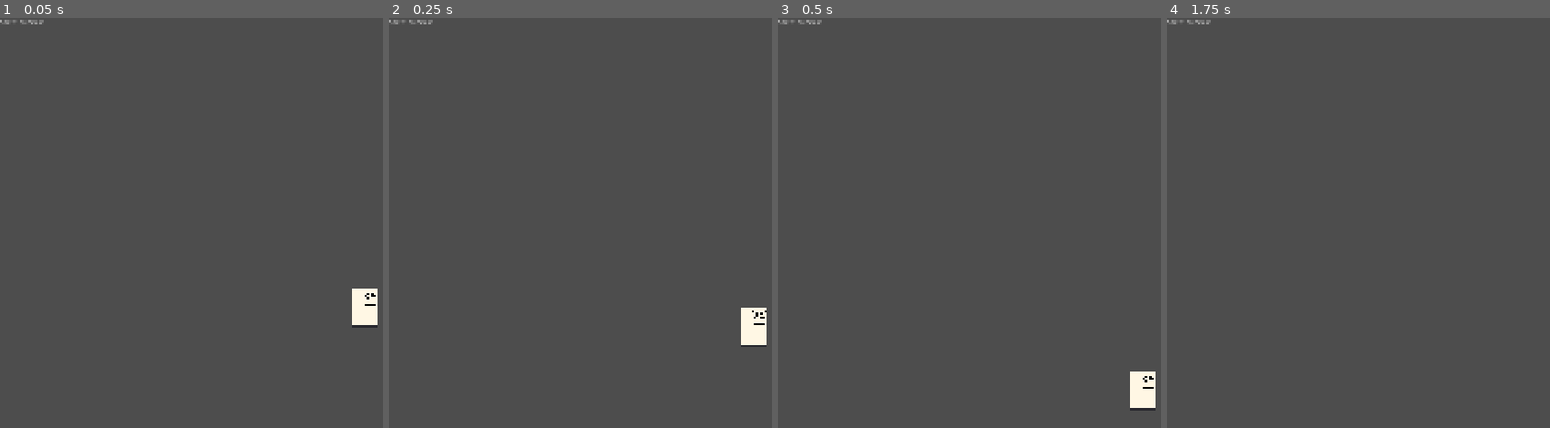
Above: before the commit, frames 1-4 (left to right).
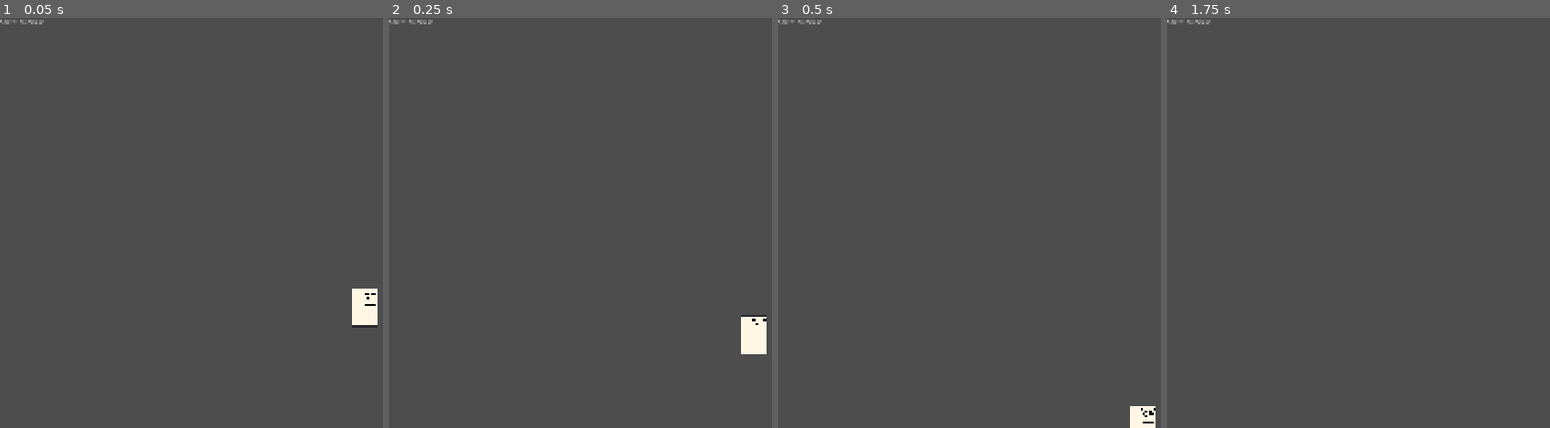
Above: after the commit, the same moments.

Repository: yasukawa426/2d-platformer-godot
Game: Godot game, scene res://scenes/player/player.tscn
Two runs of this game, one before a commit and one after it. Both use one fixed random seed, a clock stepped at 60 frames per second and the inputs below. This scene is started directly instead of the project's main scene.
Inputs (mouse positions are in pixels of both pictures, inside the frame that each line leads up to):
- Up to frame 1 (0.05 s): no input
- Up to frame 2 (0.25 s): no input
- Up to frame 3 (0.5 s): no input
- Up to frame 4 (1.75 s): move the mouse to (outside the picture) at 0.52 s; hold D (move_right) from 0.53 s (still down); tap Space (jump) at 0.77, 1.52 s; tap Enter at 1.25 s; move the mouse to (1385, 243) at 1.27 s

The runs differ from the first frame. In frame 1, less than 0.1% of the frame differs, in the area x 95-99%, y 67-68%; in frame 2, 0.3%; in frame 3, 0.9%, in the area x 91-99%, y 86-100%; in frame 4, nothing differs.

Commit message:
feat: increase falling gravity to 1.7

Diff:
--- a/scenes/player/player.tscn
+++ b/scenes/player/player.tscn
@@ -101,6 +101,7 @@
 script = ExtResource("5_h17s1")
 move_state = NodePath("../MoveState")
 idle_state = NodePath("../IdleState")
+_fall_gravity_multiplier = 1.7
 animation = 1
 
 [node name="JumpState" type="Node" parent="StateMachine" unique_id=1966961449 node_paths=PackedStringArray("fall_state", "idle_state", "move_state")]
